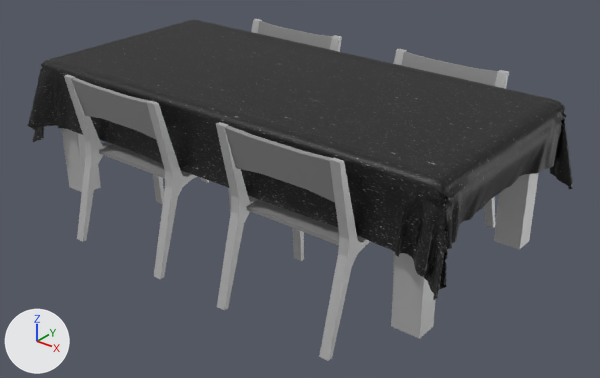
The glTF model assets/models/scene/dining_table.glb: old version first, new version second.
Before and after are seen from a camera (50 mm lens) standing at (3.24, -3.88, 2.62) and looking at (0.15, -0.02, 0.22). Arrows for +X, +Y and +Z are at lower left; the lights stay in place. The first picture is the older version. Where no turn or scale is listed for an object, it has been applied to the vertices.

Script lines for the objects in view, before the commit:
```python
ob_furniture_chair_dining = bpy.data.objects.new('furniture_chair_dining', me_mesh_0_001)
ob_furniture_chair_dining.parent = ob_furniture_dining_table
ob_furniture_chair_dining.location = (0.34, -0.391, 0.318)
ob_furniture_chair_dining_001 = bpy.data.objects.new('furniture_chair_dining.001', me_mesh_0_002)
ob_furniture_chair_dining_001.parent = ob_furniture_dining_table
ob_furniture_chair_dining_001.location = (-0.293, -0.391, 0.318)
ob_furniture_chair_dining_002 = bpy.data.objects.new('furniture_chair_dining.002', me_mesh_0_003)
ob_furniture_chair_dining_002.parent = ob_furniture_dining_table
ob_furniture_chair_dining_002.location = (-0.293, 0.37, 0.318)
ob_furniture_chair_dining_002.rotation_euler = (0.0, 0.0, 3.142)  # degrees (0, 0, 180)
ob_furniture_chair_dining_003 = bpy.data.objects.new('furniture_chair_dining.003', me_mesh_0_004)
ob_furniture_chair_dining_003.parent = ob_furniture_dining_table
ob_furniture_chair_dining_003.location = (0.34, 0.37, 0.318)
ob_furniture_chair_dining_003.rotation_euler = (0.0, 0.0, 3.142)  # degrees (0, 0, 180)
ob_furniture_dining_table = bpy.data.objects.new('furniture_dining_table', me_mesh_0)
ob_furniture_dining_table.location = (0.0, 0.0, 0.0)
ob_furniture_dining_table.scale = (2.06, 1.62, 1.52)
# also in view: 'Plane' at (0.01, 0.01, 0.65)
```
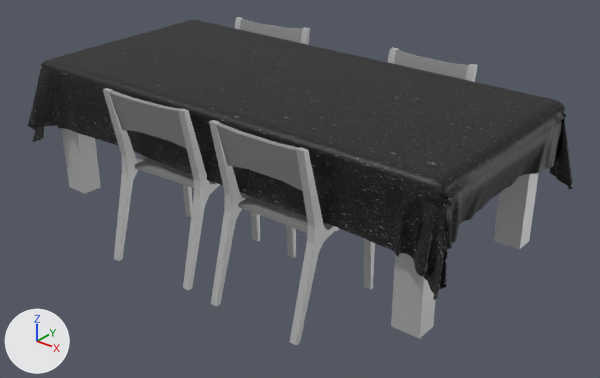
Edits to the bpy script that builds the scene:
```text
Change ob_furniture_chair_dining:
    ob_furniture_chair_dining.location: (0.34, -0.391, 0.318) -> (0.275, -0.391, 0.318)
    ob_furniture_chair_dining.scale: (1.0, 1.0, 1.0) -> (0.793, 1.0, 1.0)
Change ob_furniture_chair_dining_001:
    ob_furniture_chair_dining_001.location: (-0.293, -0.391, 0.318) -> (-0.157, -0.389, 0.318)
    ob_furniture_chair_dining_001.rotation_euler: (0.0, 0.0, 0.0) -> (0.0, 0.0, 0.0765)  # degrees (0, 0, 0) -> degrees (0, 0, 4.4)
    ob_furniture_chair_dining_001.scale: (1.0, 1.0, 1.0) -> (0.795, 0.999, 1.0)
Change ob_furniture_chair_dining_002:
    ob_furniture_chair_dining_002.location: (-0.293, 0.37, 0.318) -> (-0.376, 0.37, 0.318)
    ob_furniture_chair_dining_002.rotation_euler: (0.0, 0.0, 3.142) -> (0.0, 0.0, -2.974)  # degrees (0, 0, 180) -> degrees (0, 0, -170)
    ob_furniture_chair_dining_002.scale: (1.0, 1.0, 1.0) -> (0.8, 0.995, 1.0)
Change ob_furniture_chair_dining_003:
    ob_furniture_chair_dining_003.location: (0.34, 0.37, 0.318) -> (0.275, 0.37, 0.318)
    ob_furniture_chair_dining_003.scale: (1.0, 1.0, 1.0) -> (0.793, 1.0, 1.0)
```

Pixel boxes [x1, y1, x2, y2] of what changed, in the pictures (600 x 378 px):
'furniture_chair_dining', moved, rescaled (7% narrower): before [216, 122, 395, 361]; after [209, 120, 375, 345]
'furniture_chair_dining.001', moved, turned, rescaled: before [64, 75, 231, 279]; after [103, 88, 260, 290]
'furniture_chair_dining.003', moved, rescaled (mostly hidden): before [393, 49, 509, 228]; after [336, 47, 478, 231]
'furniture_chair_dining.002', moved, turned, rescaled: before [201, 19, 342, 183]; after [235, 17, 310, 45]
